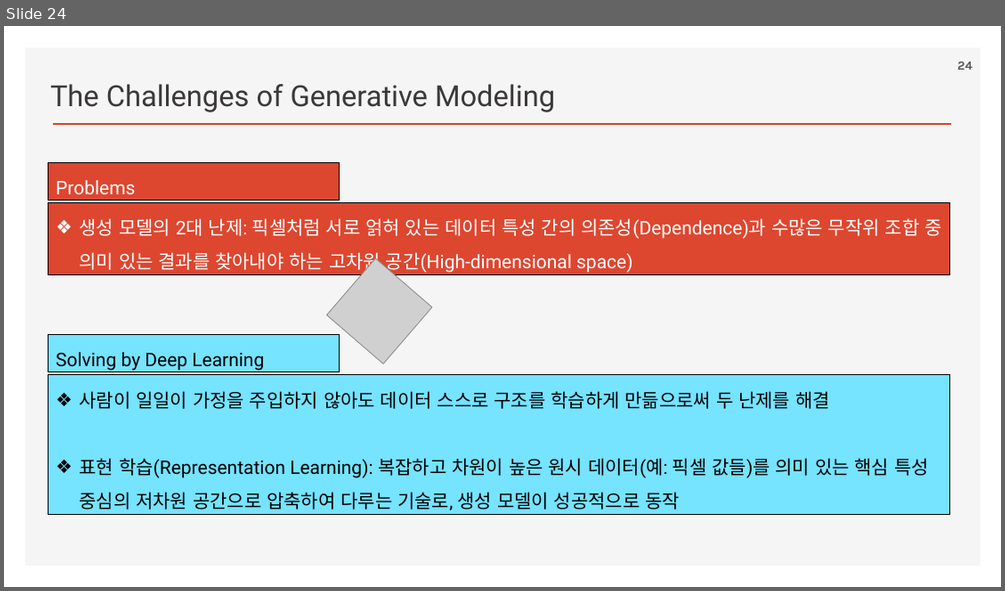
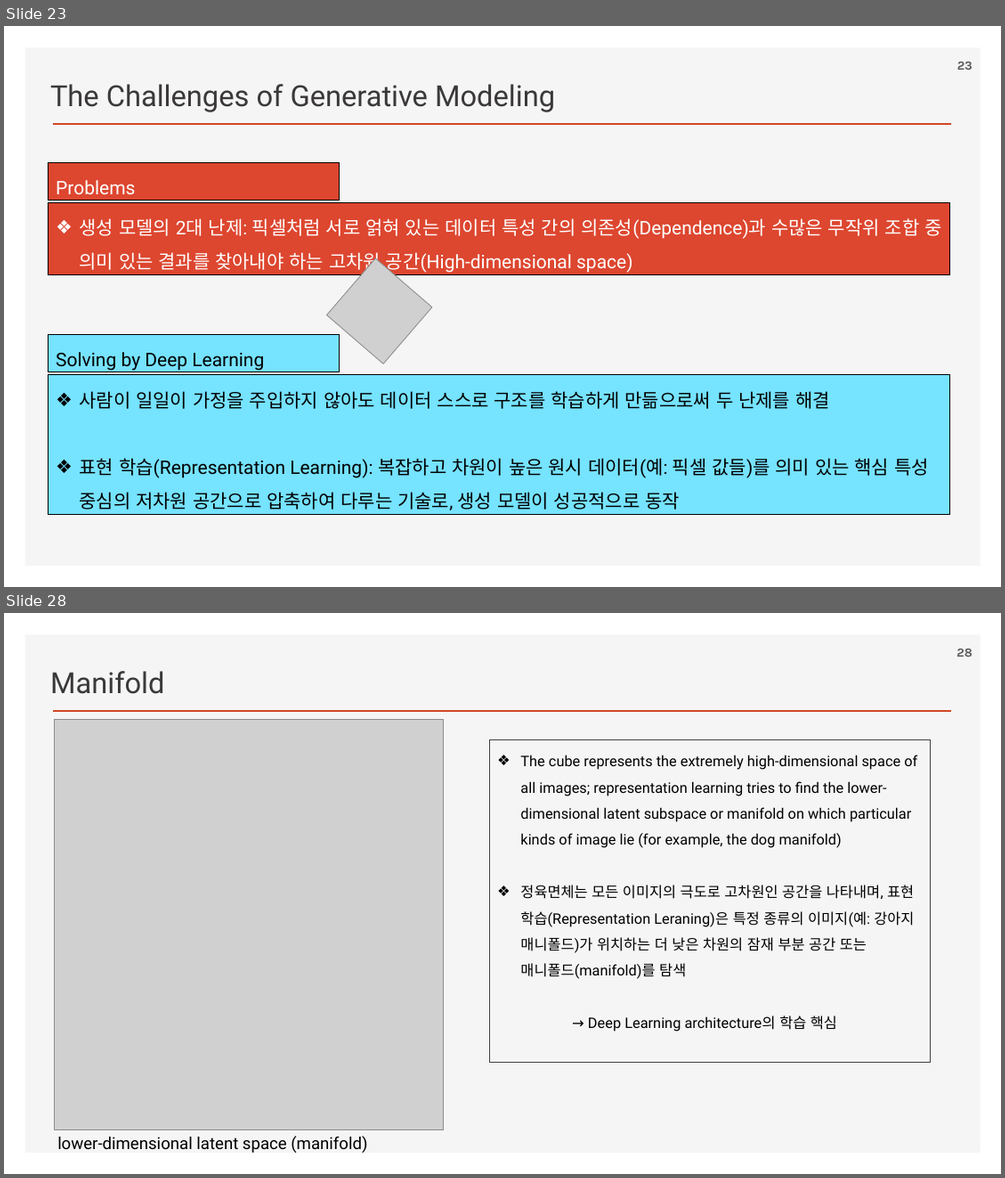
Before and after one commit to ancestor9/2026_Fall_AI-Literacy, a slide deck: Generative Deep Learning.pptx. Shown one above the other, each under a label of ours: slide 24 before the commit, slides 23 and 28 after it; the slides between them are not shown. The pictures are 1005x591 and 1005x1178 pixels, drawn with LibreOffice and Linux fonts; fonts in the diff are those of the drawing; grey boxes stand for pictures; background and template pictures are left out. Boxes give left, top, right and bottom in pixels: in the first picture for what was removed or moved away, otherwise in the second. Text is boxed around its words. In the diff, an @@ line names an element or a change of style, - is before the commit and + after.

```diff
--- a/Generative Deep Learning.pptx
+++ b/Generative Deep Learning.pptx
@@ slide 28 added at [4,613,1001,1174], background #FFFFFF; not listed: 2 template elements that a slide beside it also shows @@
@@ page number added at [956,649,972,657], 12 pt, text #595959, bold @@
+28
@@ text added at [50,671,164,694], 28 pt, text #3B3838 @@
+Manifold
@@ picture added at [54,719,444,1129] @@
@@ rectangle added at [490,740,930,1062], outline #404040 0.75 pt, 14 pt, text #000000 @@
+❖ The cube represents the extremely high-dimensional space of all images; representation learning tries to find the lower-dimensional latent subspace or manifold on which particular kinds of image lie (for example, the dog manifold)
+❖ 정육면체는 모든 이미지의 극도로 고차원인 공간을 나타내며, 표현 학습(Representation Leraning)은 특정 종류의 이미지(예: 강아지 매니폴드)가 위치하는 더 낮은 차원의 잠재 부분 공간 또는 매니폴드(manifold)를 탐색
+→ Deep Learning architecture의 학습 핵심
@@ text added at [57,1135,367,1152], 16 pt, text #000000 @@
+lower-dimensional latent space (manifold)
@@ what was slide 24 is now slide 23 @@
@@ page number at [957,62,972,70]: text changed @@
-24
+23
```
Also in this commit, not shown: 2 slides changed, 3 other slides added, 2 slides removed.
